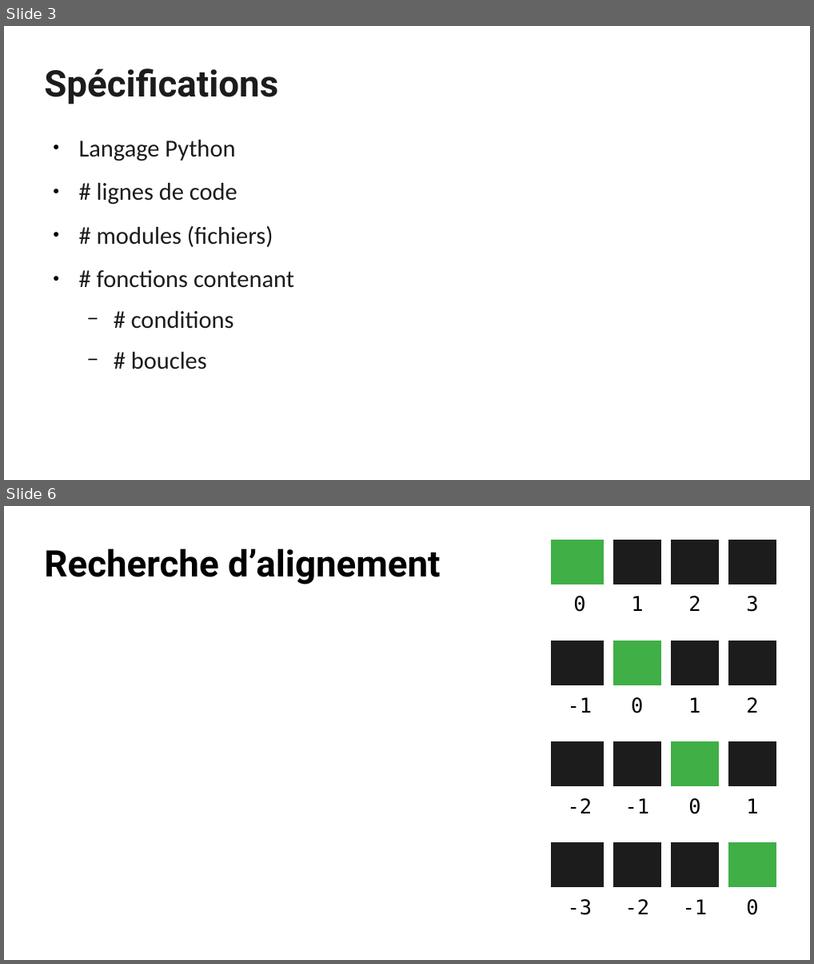
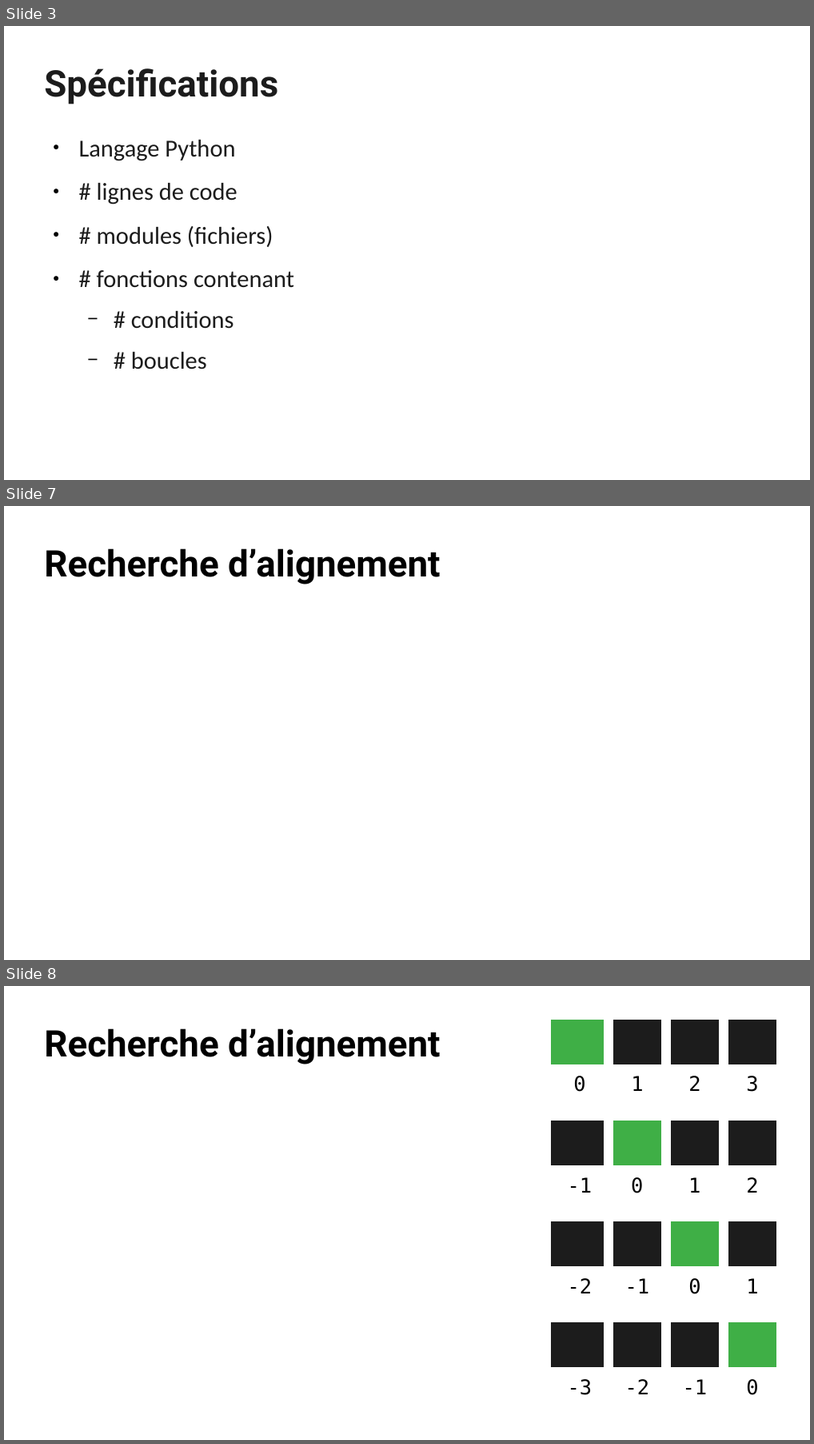
Before and after one commit to 5cover/Puissance-4, a slide deck: diapo.odp. Shown one above the other, each under a label of ours: slides 3 and 6 before the commit, slides 3, 7 and 8 after it; the slides between them are not shown. The pictures are 814x964 and 814x1444 pixels, drawn with LibreOffice and Linux fonts; fonts in the diff are those of the drawing. Boxes give left, top, right and bottom in pixels: in the first picture for what was removed or moved away, otherwise in the second. Text is boxed around its words. In the diff, an @@ line names an element or a change of style, - is before the commit and + after.

```diff
--- a/diapo.odp
+++ b/diapo.odp
@@ slide 7 added at [4, 506, 810, 960], background #FFFFFF @@
@@ title added at [44, 548, 441, 584], 36 pt, text #000000, bold @@
+Recherche d’alignement
@@ what was slide 6 is now slide 8 @@
```
Also in this commit, not shown: 2 slides changed, 4 other slides added, 5 other files.
